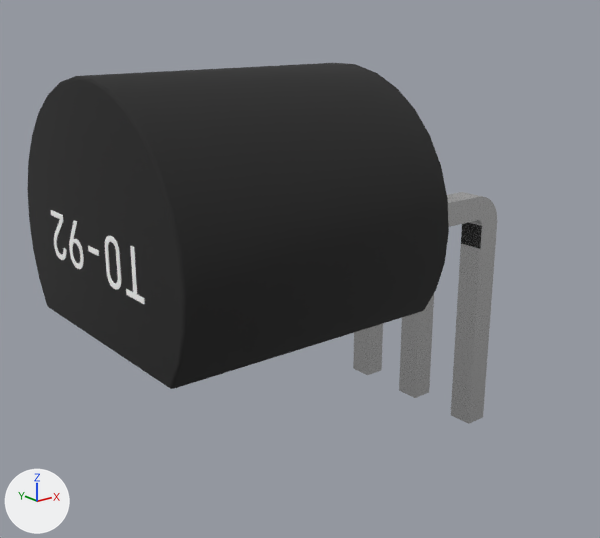
An edit to the glTF model data/assets/models/TO-92V/__mod__.glb, drawn before and after from the same camera.
Both versions are drawn from a 50 mm lens placed at (-0.01051, -0.00972, 0.0056), pointed at (-0.00236, 0.00046, 0.00152). Every picture has the same lights, and +X, +Y and +Z are marked at lower left. Vertices at the same position are counted once.

Names of what the first picture shows: '0X92E79B900151'.
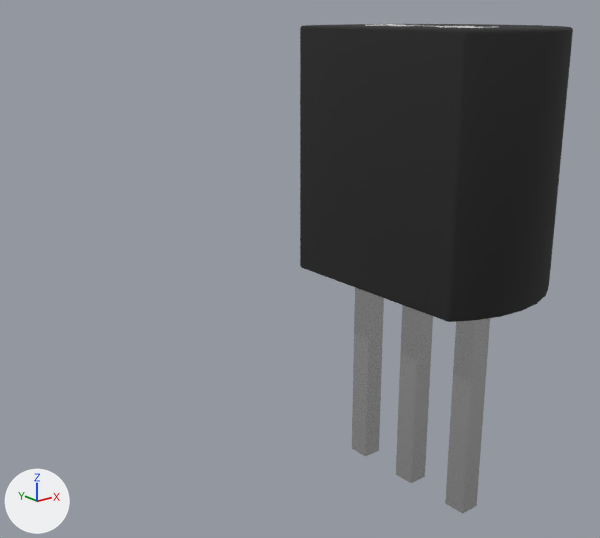
What the commit changed:
me_0x92e79b900151 has 1578 vertices, 3128 faces and spans x -0.00614..0.00019, y -0.00222..0.00222, z -0.00122..0.0048.
me_0x92e79b900151 is used by ob_0x92e79b900151; location (0.0, 0.0, 0.0).
me_0x92e79b900151 part 1: the loose piece of 208 vertices spanning x -0.00613..-0.00181, y -0.00222..0.00222, z 0.00131..0.0048 is turned 90 degrees about the y axis through its middle, then moved by (0.00444, 0.0, 0.0001).
me_0x92e79b900151 part 2: the loose piece of 294 vertices spanning x -0.00614..-0.00612, y 0.00088..0.0013, z 0.00224..0.00292 is turned 90 degrees about the y axis through its middle, then moved by (0.00612, 0.0, 0.00274).
me_0x92e79b900151 part 3: the loose piece of 428 vertices spanning x -0.00614..-0.00612, y 0.00033..0.00076, z 0.00224..0.00292 is turned 90 degrees about the y axis through its middle, then moved by (0.00612, 0.0, 0.00274).
me_0x92e79b900151 part 4: the loose piece of 8 vertices spanning x -0.00614..-0.00612, y -0.00015..0.00015, z 0.00258..0.00265 is turned 90 degrees about the y axis through its middle, then moved by (0.00616, 0.0, 0.0027).
me_0x92e79b900151 part 5: the loose piece of 408 vertices spanning x -0.00614..-0.00612, y -0.00074..-0.00035, z 0.00224..0.00293 is turned 90 degrees about the y axis through its middle, then moved by (0.00613, 0.0, 0.00273).
me_0x92e79b900151 part 6: the loose piece of 16 vertices spanning x -0.00614..-0.00612, y -0.00131..-0.00087, z 0.00225..0.00292 is turned 90 degrees about the y axis through its middle, then moved by (0.00613, 0.0, 0.00274).
me_0x92e79b900151 part 7: a new loose piece, a box spanning x -0.00019..0.00019, y -0.00148..-0.00106, z -0.003..0.001, in mat_0x92e79b902b1e (light grey #dedede).
me_0x92e79b900151 part 8: a new loose piece, a box spanning x -0.00019..0.00019, y -0.00021..0.00021, z -0.003..0.001, in mat_0x92e79b902b1e (light grey #dedede).
me_0x92e79b900151 part 9: a new loose piece, a box spanning x -0.00019..0.00019, y 0.00106..0.00148, z -0.003..0.001, in mat_0x92e79b902b1e (light grey #dedede).
me_0x92e79b900151 part 10: the loose piece of 72 vertices spanning x -0.00181..0.00019, y -0.00148..-0.00106, z -0.00122..0.00278 is deleted.

Location of each change, [x1, y1, x2, y2] in pixels of the pictures (600 x 538 px; the box of a moved part takes in the faces that stretch with it):
'0X92E79B900151', reshaped (42% narrower, 36% taller): before [27, 63, 497, 424]; after [300, 24, 573, 514]
part 1 of me_0x92e79b900151, moved or reshaped: before [27, 63, 449, 389]; after [300, 24, 573, 322]
part 2 of me_0x92e79b900151, moved or reshaped: before [51, 210, 67, 260]; after [366, 24, 394, 26]
part 3 of me_0x92e79b900151, moved or reshaped: before [69, 220, 84, 269]; after [388, 25, 424, 26]
part 4 of me_0x92e79b900151, moved or reshaped (not visible afterwards): before [88, 246, 99, 256]
part 5 of me_0x92e79b900151, moved or reshaped: before [105, 236, 121, 290]; after [437, 26, 475, 27]
part 6 of me_0x92e79b900151, moved or reshaped: before [126, 246, 145, 304]; after [457, 27, 488, 28]
part 7 of me_0x92e79b900151, added: after [445, 318, 490, 514]
part 8 of me_0x92e79b900151, added: after [396, 305, 433, 483]
part 9 of me_0x92e79b900151, added: after [352, 288, 384, 457]
part 10 of me_0x92e79b900151, deleted: before [447, 192, 497, 424]
